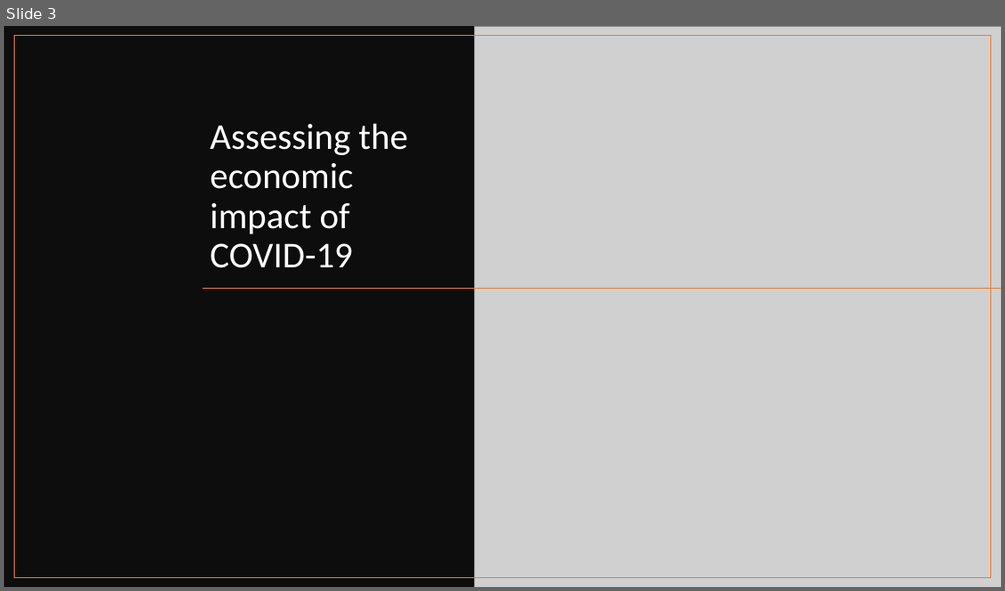
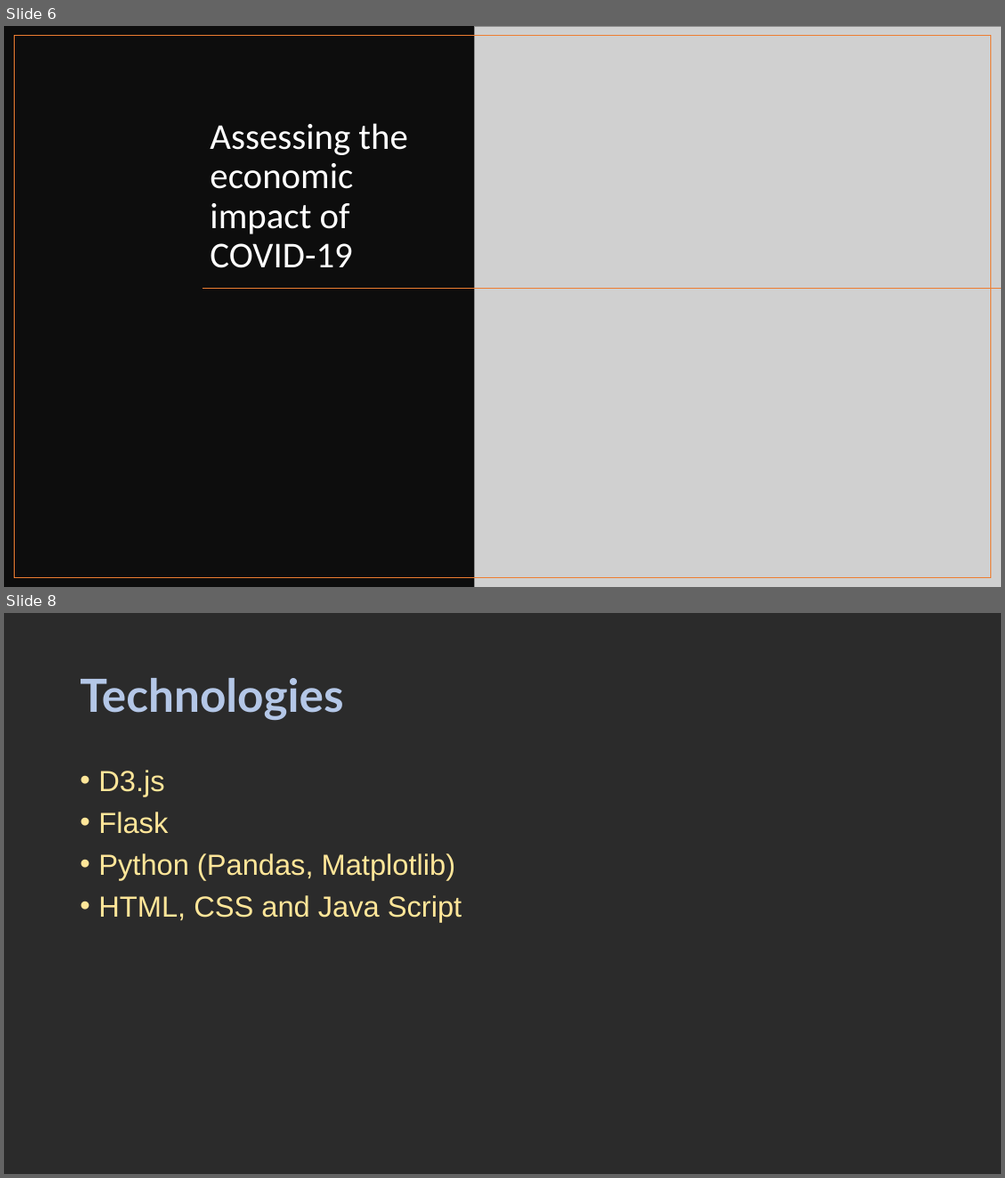
Before and after one commit to frpatel/databootcamp-homework, a slide deck: final-project/presentation/COVID-19 Effect on Global Economy.pptx. Shown one above the other, each under a label of ours: slide 3 before the commit, slides 6 and 8 after it; the slides between them are not shown. The pictures are 1005x591 and 1005x1178 pixels, drawn with LibreOffice and Linux fonts; fonts in the diff are those of the drawing; grey boxes stand for pictures; background and template pictures are left out; a plain dark background stands for a picture behind light text. Boxes give left, top, right and bottom in pixels: in the first picture for what was removed or moved away, otherwise in the second. Text is boxed around its words. In the diff, an @@ line names an element or a change of style, - is before the commit and + after.

```diff
--- a/final-project/presentation/COVID-19 Effect on Global Economy.pptx
+++ b/final-project/presentation/COVID-19 Effect on Global Economy.pptx
@@ slide 8 added at (x1=4, y1=613, x2=1001, y2=1174), background picture (left out) @@
@@ title added at (x1=80, y1=678, x2=343, y2=720), 44 pt, text #B4C7E7, bold @@
+Technologies
@@ text added at (x1=98, y1=770, x2=461, y2=921), 28 pt, text #FFE699 @@
+• D3.js
+• Flask
+• Python (Pandas, Matplotlib)
+• HTML, CSS and Java Script
@@ what was slide 3 is now slide 6 @@
```
Also in this commit, not shown: 4 slides changed, 5 other slides added, 6 other files.
